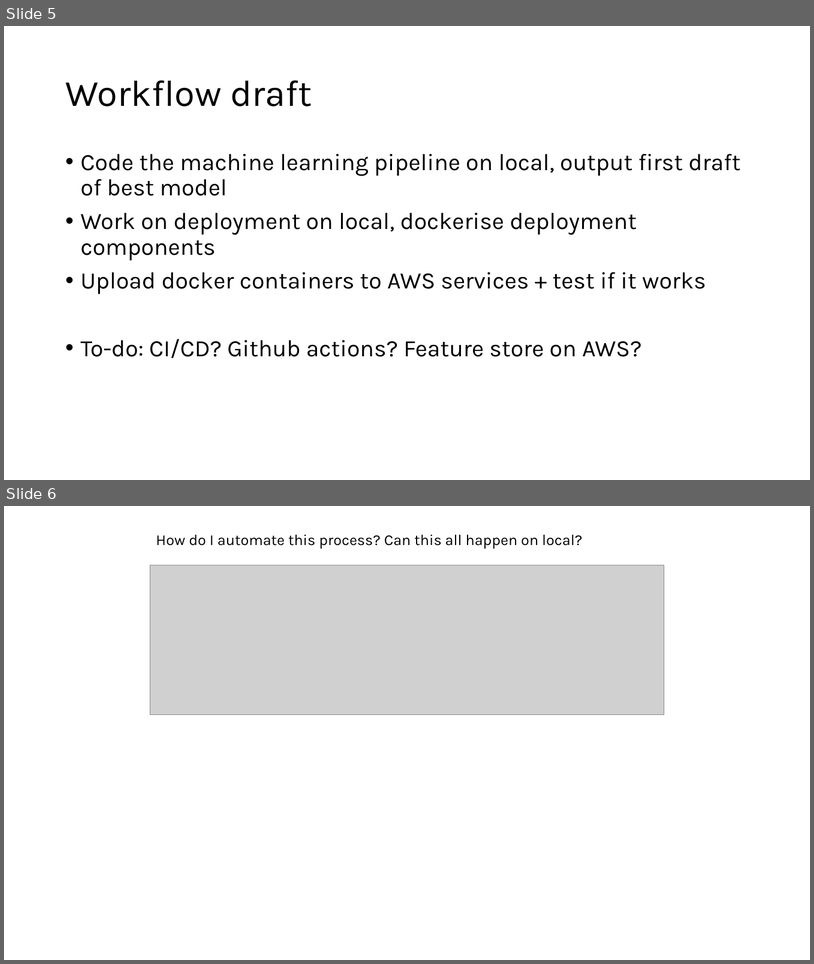
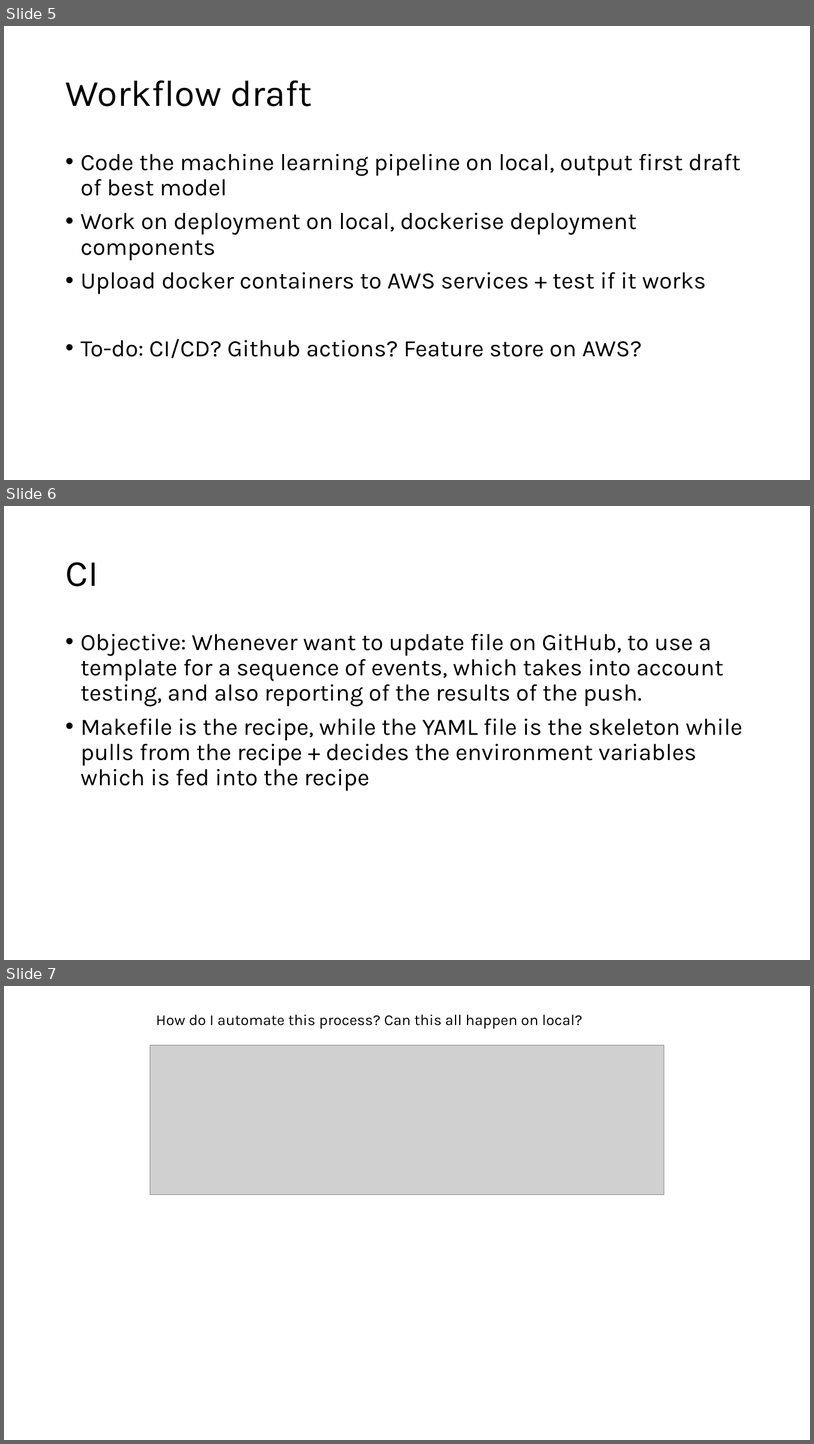
Before and after one commit to ziyu-toh/hdb-resale-prediction, a slide deck: docs/Architecture Overview.pptx. Shown one above the other, each under a label of ours: slides 5 and 6 before the commit, slides 5, 6 and 7 after it. The pictures are 814x964 and 814x1444 pixels, drawn with LibreOffice and Linux fonts; fonts in the diff are those of the drawing; grey boxes stand for pictures. Boxes give left, top, right and bottom in pixels: in the first picture for what was removed or moved away, otherwise in the second. Text is boxed around its words. In the diff, an @@ line names an element or a change of style, - is before the commit and + after.

```diff
--- a/docs/Architecture Overview.pptx
+++ b/docs/Architecture Overview.pptx
@@ slide 6 added at (x1=4, y1=506, x2=810, y2=960), background #FFFFFF @@
@@ title added at (x1=65, y1=562, x2=98, y2=586), 44 pt, text #000000 @@
+CI
@@ text added at (x1=81, y1=634, x2=743, y2=791), 28 pt, text #000000 @@
+• Objective: Whenever want to update file on GitHub, to use a template for a sequence of events, which takes into account testing, and also reporting of the results of the push.
+• Makefile is the recipe, while the YAML file is the skeleton while pulls from the recipe + decides the environment variables which is fed into the recipe
@@ what was slide 6 is now slide 7 @@
```
Also in this commit, not shown: 1 slide changed, 10 other files.
